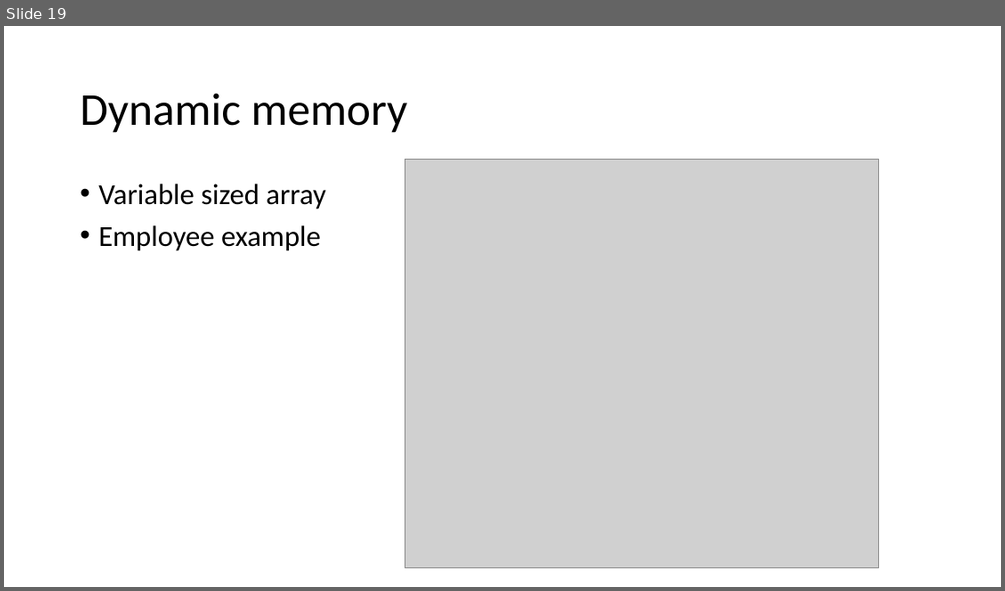
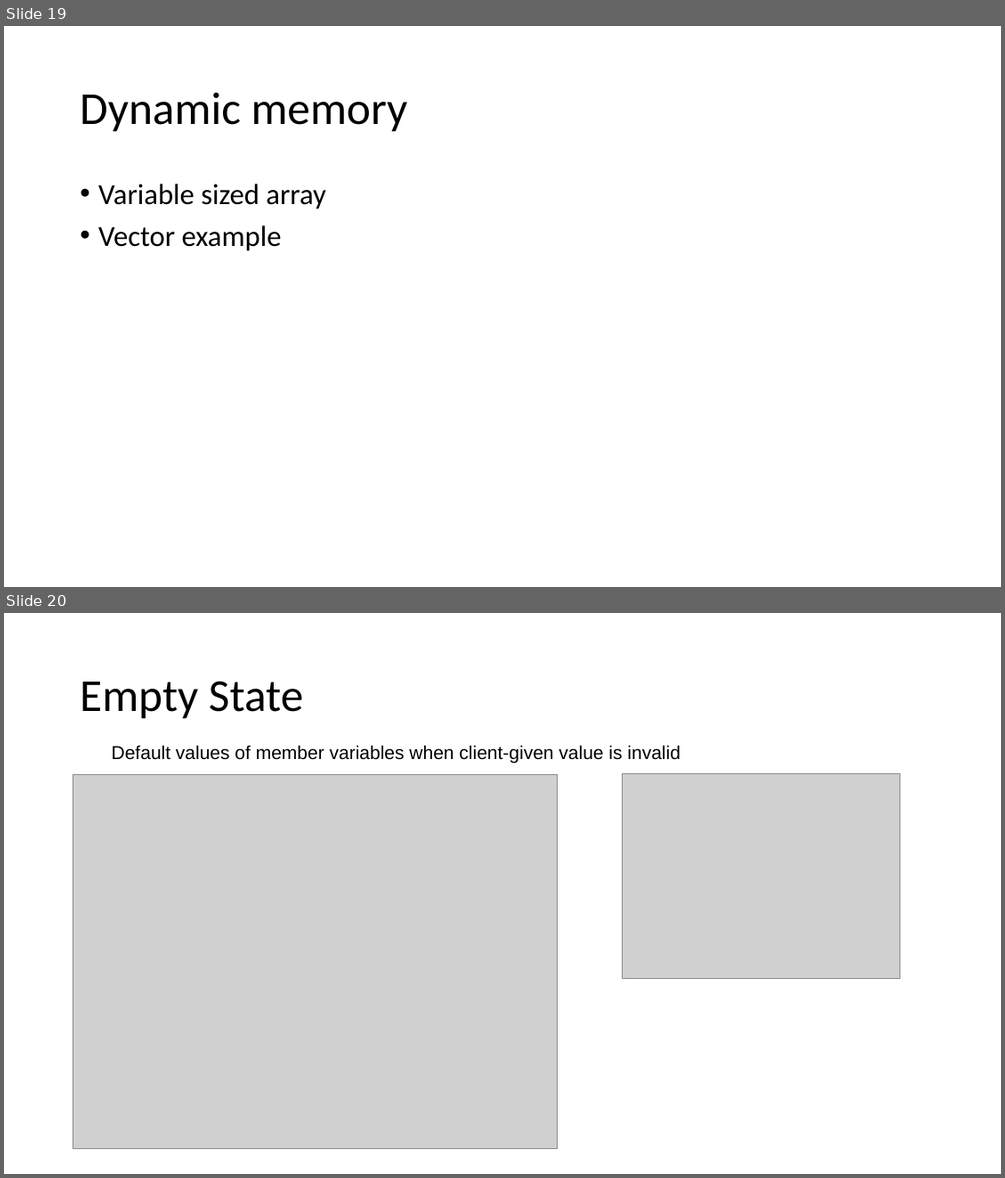
Before and after one commit to Vanshaj-Gugnani/OOP244-NHH-class-notes-, a slide deck: Lectures/Slides/Week2.pptx. Shown one above the other, each under a label of ours: slide 19 before the commit, slides 19 and 20 after it. The pictures are 1005x591 and 1005x1178 pixels, drawn with LibreOffice and Linux fonts; fonts in the diff are those of the drawing; grey boxes stand for pictures. Boxes give left, top, right and bottom in pixels: in the first picture for what was removed or moved away, otherwise in the second. Text is boxed around its words. In the diff, an @@ line names an element or a change of style, - is before the commit and + after.

```diff
--- a/Lectures/Slides/Week2.pptx
+++ b/Lectures/Slides/Week2.pptx
@@ slide 20 added at <box>4,613,1001,1174</box>, background #FFFFFF @@
@@ text added at <box>80,681,303,719</box>, 44 pt, text #000000 @@
+Empty State
@@ text added at <box>112,745,680,763</box>, 18 pt, text #000000 @@
+Default values of member variables when client-given value is invalid
@@ picture added at <box>73,775,558,1149</box> @@
@@ picture added at <box>623,774,900,978</box> @@
@@ slide 19 changed as well @@
@@ picture removed at <box>404,160,879,568</box> @@
@@ text at <box>98,225,282,251</box>: text changed @@
-• Employee example
+• Vector example
```
Also in this commit, not shown: 3 slides removed.
